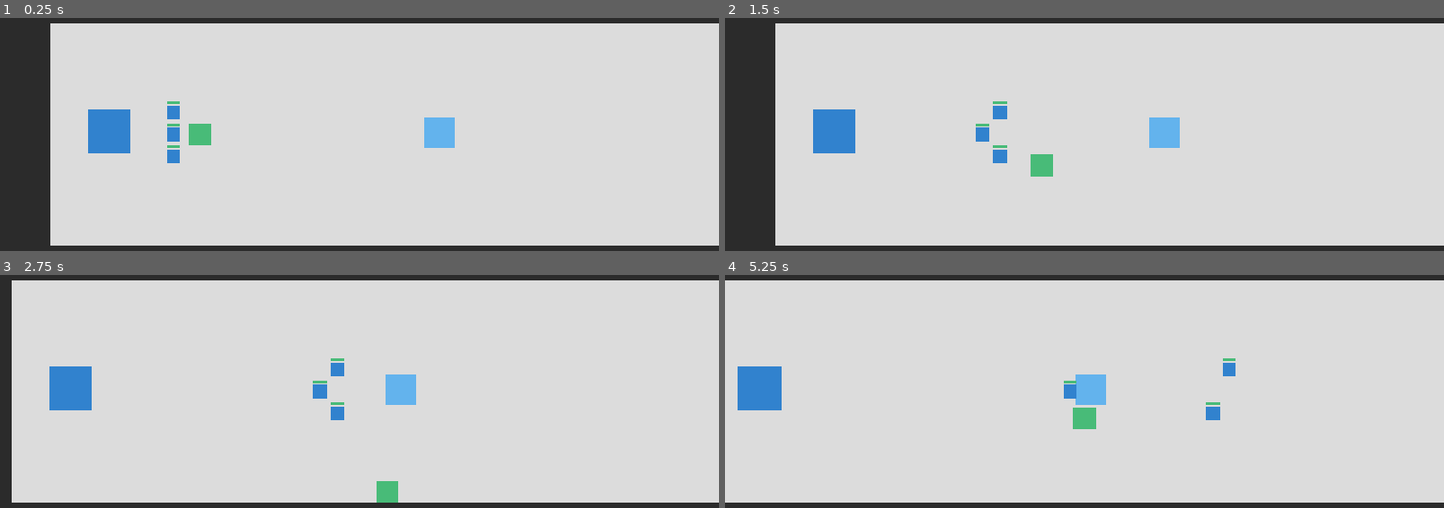
Above: before the commit, frames 1-4 (two rows, left to right).
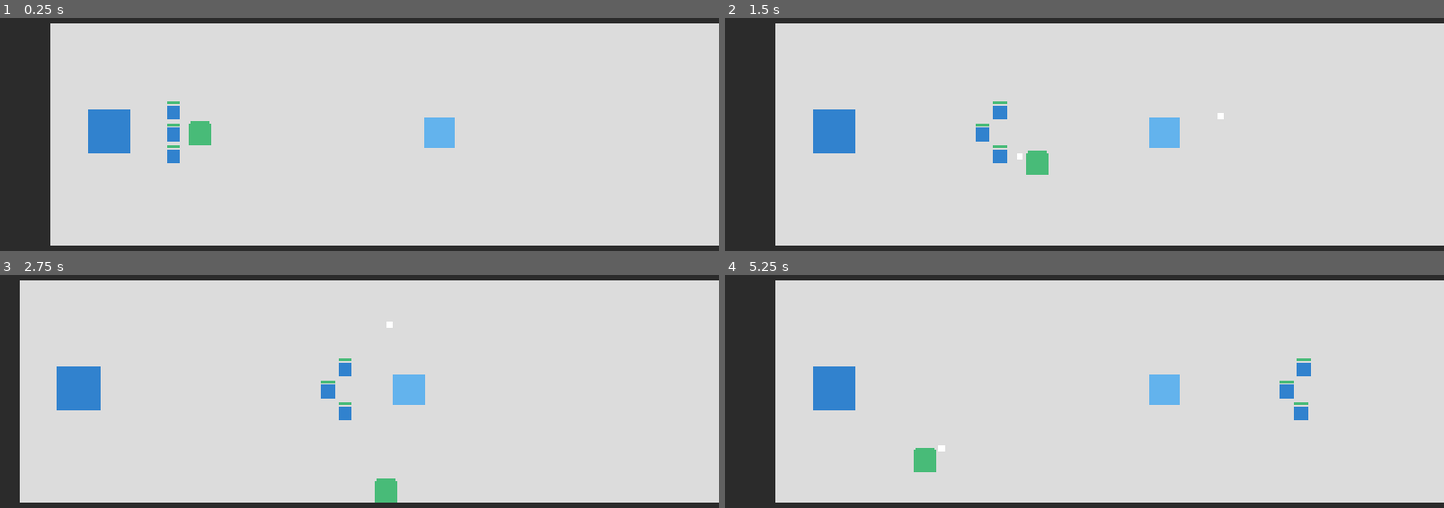
Above: after the commit, the same moments.

Repository: ipz24-rkuzyk-coder/-1v1-MOBA-
Game: Godot game, scene res://main.tscn
The game is run twice, just before and just after one commit, with the same random seed, the same clock (stepped at 60 frames per second) and the same inputs.
Inputs (mouse positions are in pixels of both pictures, inside the frame that each line leads up to):
- Up to frame 1 (0.25 s): no input
- Up to frame 2 (1.5 s): move the mouse to (1242, 113) at 0.52 s; hold Right (ui_right) 0.53-1.28 s; click (1242, 113) at 0.67 s; move the mouse to (940, 155) at 1.27 s; hold Down (ui_down) from 1.28 s (still down); click (940, 155) at 1.42 s
- Up to frame 3 (2.75 s): move the mouse to (431, 302) at 2.02 s; release Down (ui_down) at 2.03 s; hold Right (ui_right) from 2.03 s (still down); click (431, 302) at 2.17 s
- Up to frame 4 (5.25 s): move the mouse to (1048, 473) at 2.77 s; release Right (ui_right) at 2.78 s; hold Up (ui_up) 2.78-3.53 s; click (1048, 473) at 2.92 s; move the mouse to (1300, 452) at 3.52 s; hold Left (ui_left) 3.53-5.03 s; click (1300, 452) at 3.67 s; move the mouse to (868, 330) at 4.27 s; click (868, 330) at 4.42 s; move the mouse to (1120, 391) at 5.02 s; hold Down (ui_down) from 5.03 s (still down); click (1120, 391) at 5.17 s

The runs differ from the first frame. In frame 1, less than 0.1% of the frame differs, in the area x 26-30%, y 44-46%; in frame 2, 0.2%; in frame 3, 2.3%; in frame 4, 11%, in the area x 0-82%, y 2-98%.

Commit message:
Add hero shooting and HP bar

Diff:
--- a/player.gd
+++ b/player.gd
@@ -1,8 +1,58 @@
 extends CharacterBody2D
 
-@export var speed: float = 250.0
+const PROJECTILE_SCENE = preload("res://projectile.tscn")
 
-func _physics_process(_delta: float) -> void:
-	var direction := Input.get_vector("ui_left", "ui_right", "ui_up", "ui_down")
-	velocity = direction * speed
+@export var speed: float = 240.0
+@export var max_hp: float = 300.0
+@export var attack_cooldown: float = 0.45
+
+var direction: int = 1 # 1 — синя команда гравця
+var hp: float
+var cooldown_timer: float = 0.0
+var hp_bar_width: float = 32.0
+
+func _ready() -> void:
+	hp = max_hp
+	hp_bar_width = $HpBar.size.x
+
+func _physics_process(delta: float) -> void:
+	# Рух на WASD або стрілки
+	var input_dir := Vector2(
+		Input.get_axis("ui_left", "ui_right"),
+		Input.get_axis("ui_up", "ui_down")
+	)
+	if Input.is_key_pressed(KEY_A):
+		input_dir.x -= 1.0
+	if Input.is_key_pressed(KEY_D):
+		input_dir.x += 1.0
+	if Input.is_key_pressed(KEY_W):
+		input_dir.y -= 1.0
+	if Input.is_key_pressed(KEY_S):
+		input_dir.y += 1.0
+
+	velocity = input_dir.normalized() * speed
 	move_and_slide()
+
+	# Перезарядка та постріл на ліву кнопку миші
+	if cooldown_timer > 0.0:
+		cooldown_timer -= delta
+
+	if Input.is_mouse_button_pressed(MOUSE_BUTTON_LEFT) and cooldown_timer <= 0.0:
+		shoot()
+		cooldown_timer = attack_cooldown
+
+func shoot() -> void:
+	var projectile := PROJECTILE_SCENE.instantiate()
+	projectile.team = direction
+	projectile.global_position = global_position
+	projectile.move_direction = (get_global_mouse_position() - global_position).normalized()
+	get_parent().add_child(projectile)
+
+func take_damage(amount: float) -> void:
+	hp -= amount
+	$HpBar.size.x = hp_bar_width * max(hp, 0.0) / max_hp
+	if hp <= 0.0:
+		# Відродження біля синього Трону після смерті
+		hp = max_hp
+		$HpBar.size.x = hp_bar_width
+		global_position = Vector2(320, 324)
--- a/player.tscn
+++ b/player.tscn
@@ -24,3 +24,10 @@
 limit_right = 2800
 limit_bottom = 648
 position_smoothing_enabled = true
+
+[node name="HpBar" type="ColorRect" parent="." unique_id=1623429439]
+offset_left = -16.0
+offset_top = -22.0
+offset_right = 16.0
+offset_bottom = -18.0
+color = Color(0.28235295, 0.73333335, 0.47058824, 1)
--- /dev/null
+++ b/projectile.gd
@@ -0,0 +1,20 @@
+extends Area2D
+
+var speed: float = 550.0
+var damage: float = 35.0
+var team: int = 1
+var move_direction: Vector2 = Vector2.RIGHT
+
+func _ready() -> void:
+	body_entered.connect(_on_body_entered)
+	get_tree().create_timer(1.2).timeout.connect(queue_free)
+
+func _physics_process(delta: float) -> void:
+	position += move_direction * speed * delta
+
+func _on_body_entered(body: Node2D) -> void:
+	if body is StaticBody2D:
+		queue_free()
+	elif body.has_method("take_damage") and "direction" in body and body.direction != team:
+		body.take_damage(damage)
+		queue_free()
--- /dev/null
+++ b/projectile.tscn
@@ -0,0 +1,18 @@
+[gd_scene format=3 uid="uid://bsdsxwanftkdp"]
+
+[ext_resource type="Script" uid="uid://brbgdm3mh5o6h" path="res://projectile.gd" id="1_a85iw"]
+
+[sub_resource type="RectangleShape2D" id="RectangleShape2D_htemk"]
+size = Vector2(10, 10)
+
+[node name="Projectile" type="Area2D" unique_id=1177506730]
+script = ExtResource("1_a85iw")
+
+[node name="ColorRect" type="ColorRect" parent="." unique_id=1821056347]
+offset_left = -5.0
+offset_top = -5.0
+offset_right = 5.0
+offset_bottom = 5.0
+
+[node name="CollisionShape2D" type="CollisionShape2D" parent="." unique_id=1407178212]
+shape = SubResource("RectangleShape2D_htemk")
Not shown, added: projectile.gd.uid
